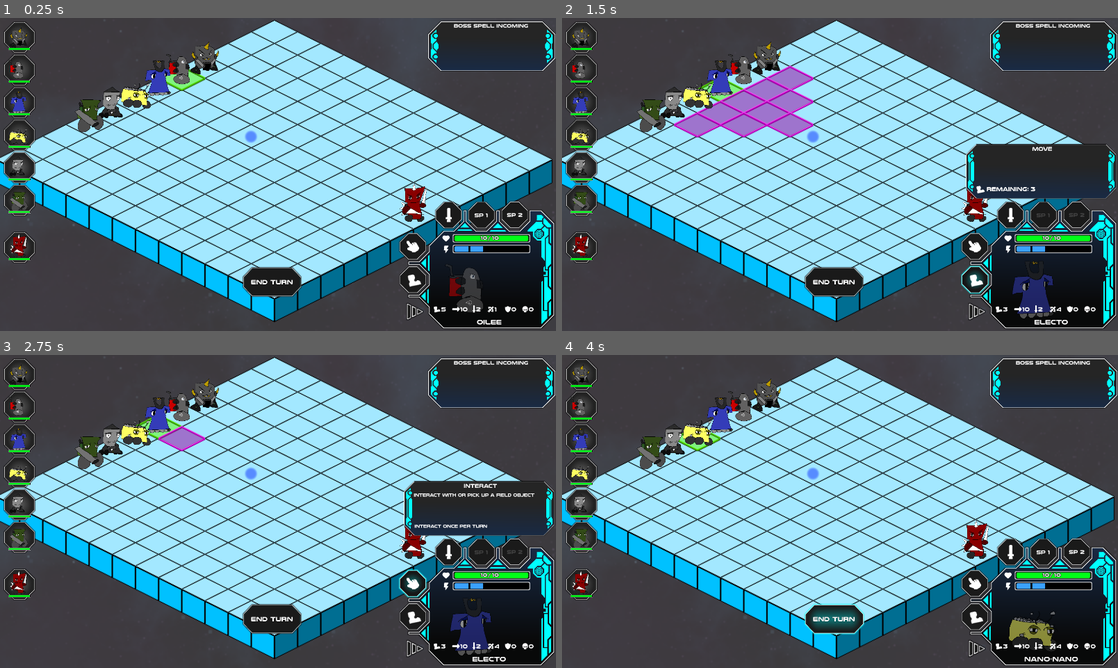
Above: before the commit, frames 1-4 (two rows, left to right).
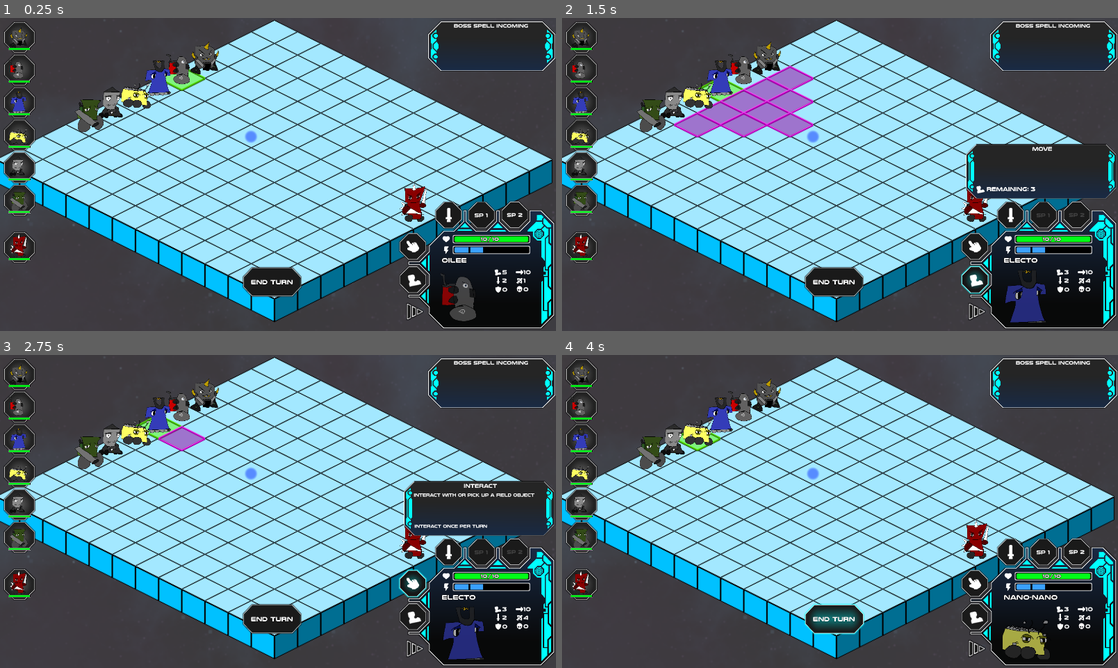
Above: after the commit, the same moments.

Repository: ScottHo/tactics
Game: Godot game, scene res://level.tscn
Two runs of this game, one before a commit and one after it. Both use one fixed random seed, a clock stepped at 60 frames per second and the inputs below.
Inputs (mouse positions are in pixels of both pictures, inside the frame that each line leads up to):
- Up to frame 1 (0.25 s): no input
- Up to frame 2 (1.5 s): click "End Turn" at 0.5 s; click (973, 280) at 1.25 s
- Up to frame 3 (2.75 s): click (411, 583) at 2 s
- Up to frame 4 (4 s): click (1012, 552) at 2.75 s; click "End Turn" at 3.5 s

The runs differ from the first frame. In frame 1, 1.5% of the frame differs, in the area x 78-96%, y 68-98%; in frame 2, 1.5%; in frame 3, 1.5%; in frame 4, 1.8%.

Commit message:
GUI adjustments

Diff:
--- a/menu.tscn
+++ b/menu.tscn
@@ -236,8 +236,8 @@
 centered = false
 
 [node name="CharacterSprite" type="Sprite2D" parent="CharacterContainer"]
-modulate = Color(1, 1, 1, 0.52549)
-position = Vector2(213.435, 138.45)
+modulate = Color(1, 1, 1, 0.647059)
+position = Vector2(188.701, 168.92)
 scale = Vector2(0.25, 0.25)
 texture = ExtResource("8_pd4nx")
 centered = false
@@ -251,44 +251,44 @@
 [node name="NameLabel" type="Label" parent="CharacterContainer"]
 layout_direction = 3
 layout_mode = 0
-offset_left = 77.0997
-offset_top = 357.977
-offset_right = 377.1
-offset_bottom = 387.977
+offset_left = 90.7344
+offset_top = 145.186
+offset_right = 390.735
+offset_bottom = 175.186
 text = "Guy"
 label_settings = SubResource("LabelSettings_ffhj4")
-horizontal_alignment = 1
+horizontal_alignment = 2
 vertical_alignment = 1
 
 [node name="HeartSprite" type="Sprite2D" parent="CharacterContainer"]
-position = Vector2(193.916, 51.8682)
+position = Vector2(194.412, 54.3485)
 scale = Vector2(0.6, 0.6)
 texture = ExtResource("10_slf17")
 centered = false
 
 [node name="HealthBar" type="TextureProgressBar" parent="CharacterContainer"]
 layout_mode = 0
-offset_left = 242.534
-offset_top = 66.0952
-offset_right = 454.534
-offset_bottom = 96.0952
+offset_left = 243.03
+offset_top = 68.5755
+offset_right = 455.03
+offset_bottom = 98.5755
 scale = Vector2(1.3, 1.2)
 value = 50.0
 texture_under = ExtResource("14_t4p6o")
 texture_progress = ExtResource("11_60lyq")
 
 [node name="EnergySprite" type="Sprite2D" parent="CharacterContainer"]
-position = Vector2(194.143, 92.7722)
+position = Vector2(194.639, 95.2525)
 scale = Vector2(0.6, 0.6)
 texture = ExtResource("9_vl4vh")
 centered = false
 
 [node name="EnergyBar" type="TextureProgressBar" parent="CharacterContainer"]
 layout_mode = 0
-offset_left = 242.534
-offset_top = 103.074
-offset_right = 454.534
-offset_bottom = 133.074
+offset_left = 243.03
+offset_top = 105.555
+offset_right = 455.03
+offset_bottom = 135.555
 scale = Vector2(1.3, 1.2)
 max_value = 5.0
 value = 3.0
@@ -302,10 +302,10 @@
 anchor_top = 0.585268
 anchor_right = 0.496495
 anchor_bottom = 0.590268
-offset_left = 50.3401
-offset_top = -163.246
-offset_right = 89.3403
-offset_bottom = -142.246
+offset_left = 50.2463
+offset_top = -159.586
+offset_right = 89.2465
+offset_bottom = -138.586
 text = "999
 "
 label_settings = SubResource("LabelSettings_rmudl")
@@ -319,10 +319,10 @@
 anchor_top = 0.580934
 anchor_right = 0.475386
 anchor_bottom = 0.580934
-offset_left = 103.699
-offset_top = -163.246
-offset_right = 117.699
-offset_bottom = -136.246
+offset_left = 103.605
+offset_top = -159.586
+offset_right = 117.605
+offset_bottom = -132.586
 text = "/
 "
 label_settings = SubResource("LabelSettings_ga0sv")
@@ -335,25 +335,25 @@
 anchor_top = 0.580934
 anchor_right = 0.475386
 anchor_bottom = 0.580934
-offset_left = 119.777
-offset_top = -162.995
-offset_right = 173.777
-offset_bottom = -135.995
+offset_left = 119.683
+offset_top = -159.335
+offset_right = 173.683
+offset_bottom = -132.335
 text = "999"
 label_settings = SubResource("LabelSettings_fvr2p")
 vertical_alignment = 1
 
 [node name="MovesSprite" type="Sprite2D" parent="CharacterContainer"]
-position = Vector2(190.442, 327.988)
+position = Vector2(400.69, 200.328)
 scale = Vector2(0.5, 0.5)
 texture = ExtResource("11_d8bxd")
 
 [node name="MovesLabel" type="Label" parent="CharacterContainer"]
 layout_mode = 0
-offset_left = 206.801
-offset_top = 316.562
-offset_right = 240.801
-offset_bottom = 341.562
+offset_left = 417.933
+offset_top = 188.902
+offset_right = 451.933
+offset_bottom = 213.902
 theme_override_fonts/font = ExtResource("5_n8sjp")
 theme_override_font_sizes/font_size = 14
 text = "88"
@@ -361,16 +361,16 @@
 vertical_alignment = 1
 
 [node name="SpeedSprite" type="Sprite2D" parent="CharacterContainer"]
-position = Vector2(258.685, 327.988)
+position = Vector2(478.239, 200.328)
 scale = Vector2(0.5, 0.5)
 texture = ExtResource("19_gtpi5")
 
 [node name="SpeedLabel" type="Label" parent="CharacterContainer"]
 layout_mode = 0
-offset_left = 273.253
-offset_top = 316.893
-offset_right = 307.253
-offset_bottom = 341.893
+offset_left = 491.26
+offset_top = 189.234
+offset_right = 525.26
+offset_bottom = 214.234
 theme_override_fonts/font = ExtResource("5_n8sjp")
 theme_override_font_sizes/font_size = 14
 text = "88"
@@ -378,16 +378,16 @@
 vertical_alignment = 1
 
 [node name="DamageSprite" type="Sprite2D" parent="CharacterContainer"]
-position = Vector2(320.005, 327.988)
+position = Vector2(403.683, 228.855)
 scale = Vector2(0.5, 0.5)
 texture = ExtResource("12_xlgau")
 
 [node name="DamageLabel" type="Label" parent="CharacterContainer"]
 layout_mode = 0
-offset_left = 328.403
-offset_top = 316.893
-offset_right = 362.403
-offset_bottom = 341.893
+offset_left = 417.826
+offset_top = 217.761
+offset_right = 451.826
+offset_bottom = 242.761
 theme_override_fonts/font = ExtResource("5_n8sjp")
 theme_override_font_sizes/font_size = 14
 text = "88"
@@ -395,16 +395,16 @@
 vertical_alignment = 1
 
 [node name="RangeSprite" type="Sprite2D" parent="CharacterContainer"]
-position = Vector2(377.029, 327.988)
+position = Vector2(476.404, 229.445)
 scale = Vector2(0.5, 0.5)
 texture = ExtResource("17_diddf")
 
 [node name="RangeLabel" type="Label" parent="CharacterContainer"]
 layout_mode = 0
-offset_left = 391.315
-offset_top = 316.893
-offset_right = 425.315
-offset_bottom = 341.893
+offset_left = 491.353
+offset_top = 218.351
+offset_right = 525.353
+offset_bottom = 243.351
 theme_override_fonts/font = ExtResource("5_n8sjp")
 theme_override_font_sizes/font_size = 14
 text = "88"
@@ -412,16 +412,16 @@
 vertical_alignment = 1
 
 [node name="ArmorSprite" type="Sprite2D" parent="CharacterContainer"]
-position = Vector2(436.652, 327.988)
+position = Vector2(403.403, 260.038)
 scale = Vector2(0.5, 0.5)
 texture = ExtResource("14_m7c37")
 
 [node name="ArmorLabel" type="Label" parent="CharacterContainer"]
 layout_mode = 0
-offset_left = 449.184
-offset_top = 316.893
-offset_right = 483.184
-offset_bottom = 341.893
+offset_left = 417.923
+offset_top = 248.944
+offset_right = 451.923
+offset_bottom = 273.944
 theme_override_fonts/font = ExtResource("5_n8sjp")
 theme_override_font_sizes/font_size = 14
 text = "88"
@@ -429,16 +429,16 @@
 vertical_alignment = 1
 
 [node name="ThreatSprite" type="Sprite2D" parent="CharacterContainer"]
-position = Vector2(497.873, 327.988)
+position = Vector2(478.346, 258.944)
 scale = Vector2(0.5, 0.5)
 texture = ExtResource("13_k180g")
 
 [node name="ThreatLabel" type="Label" parent="CharacterContainer"]
 layout_mode = 0
-offset_left = 509.196
-offset_top = 316.893
-offset_right = 543.196
-offset_bottom = 341.893
+offset_left = 491.216
+offset_top = 247.85
+offset_right = 525.216
+offset_bottom = 272.85
 theme_override_fonts/font = ExtResource("5_n8sjp")
 theme_override_font_sizes/font_size = 14
 text = "88"
